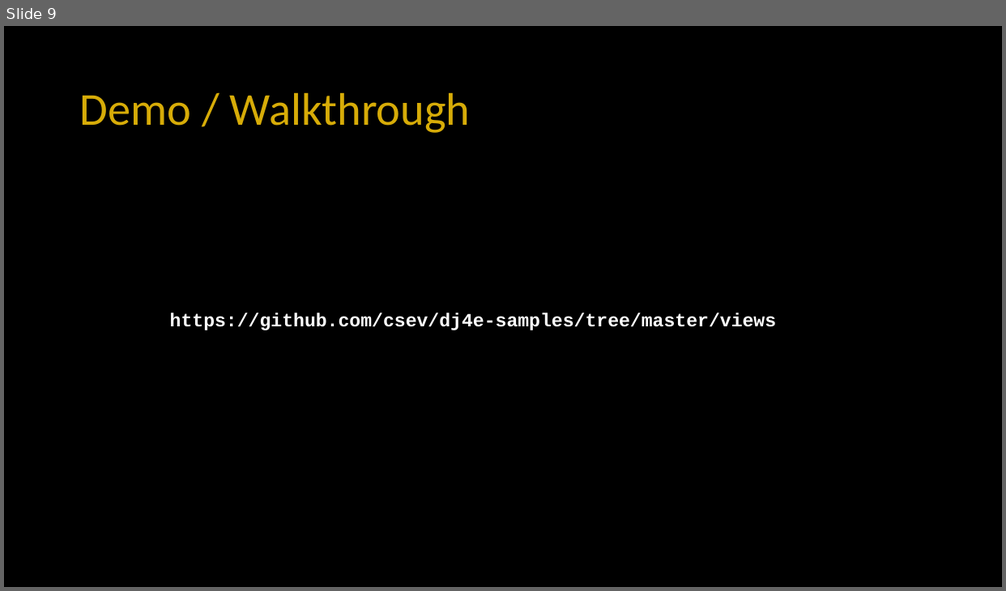
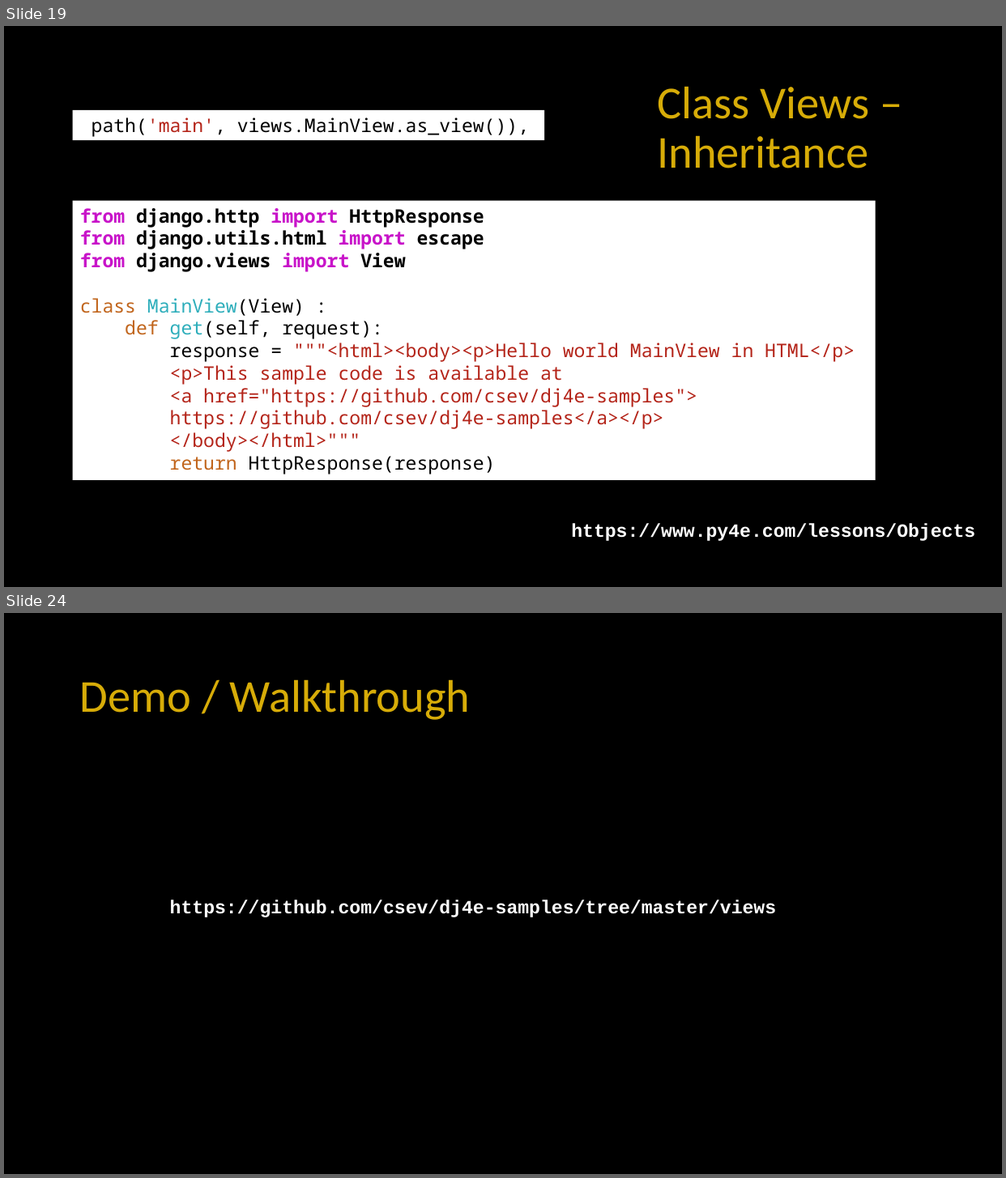
Before and after one commit to csev/dj4e, a slide deck: lectures/DJ-06-Views-Templates.pptx. Shown one above the other, each under a label of ours: slide 9 before the commit, slides 19 and 24 after it; the slides between them are not shown. The pictures are 1006x591 and 1006x1178 pixels, drawn with LibreOffice and Linux fonts; fonts in the diff are those of the drawing. Boxes give left, top, right and bottom in pixels: in the first picture for what was removed or moved away, otherwise in the second. Text is boxed around its words. In the diff, an @@ line names an element or a change of style, - is before the commit and + after.

Commit message:
Make space for generic views

```diff
--- a/lectures/DJ-06-Views-Templates.pptx
+++ b/lectures/DJ-06-Views-Templates.pptx
@@ slide 19 added at <box>4,26,1002,587</box>, background #000000 @@
@@ title added at <box>657,86,869,169</box>, 44 pt, text #D7AC08 @@
+Class Views – Inheritance
@@ rectangle added at <box>73,110,544,139</box>, fill #FFFFFF, 18 pt, text #000000 @@
+path('main', views.MainView.as_view()),
@@ rectangle added at <box>73,200,876,480</box>, fill #FFFFFF, 18 pt, text #B42419 @@
+from django.http import HttpResponse
+from django.utils.html import escape
+from django.views import View
+class MainView(View) :
+def get(self, request):
+response = """<html><body><p>Hello world MainView in HTML</p>
+<p>This sample code is available at
+<a href="https://github.com/csev/dj4e-samples">
+https://github.com/csev/dj4e-samples</a></p>
+</body></html>"""
+return HttpResponse(response)
@@ text added at <box>571,523,975,541</box>, 18 pt, text #FFFFFF, bold @@
+https://www.py4e.com/lessons/Objects
@@ what was slide 9 is now slide 24 @@
```
Also in this commit, not shown: 5 slides changed, 14 other slides added, 25 other files.
